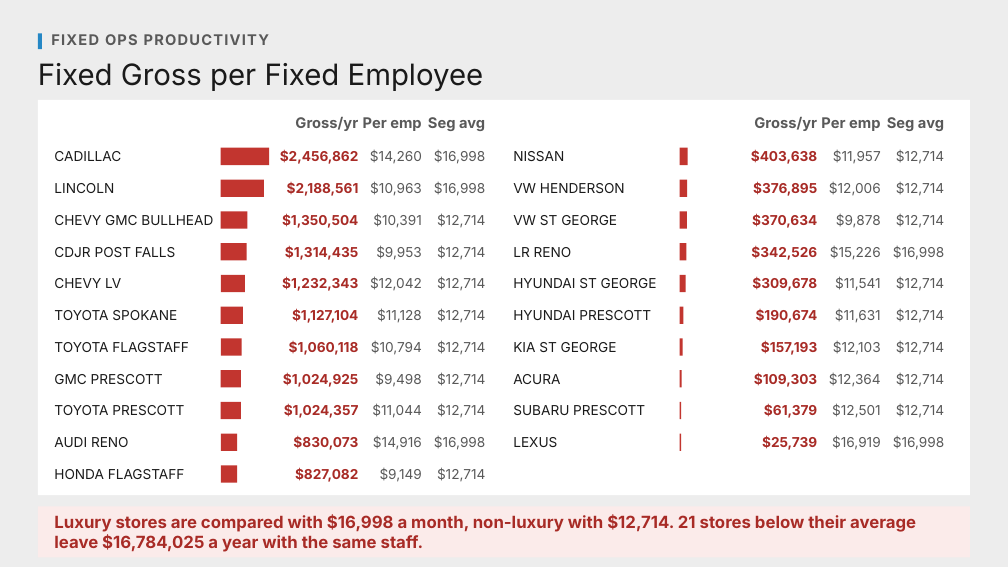
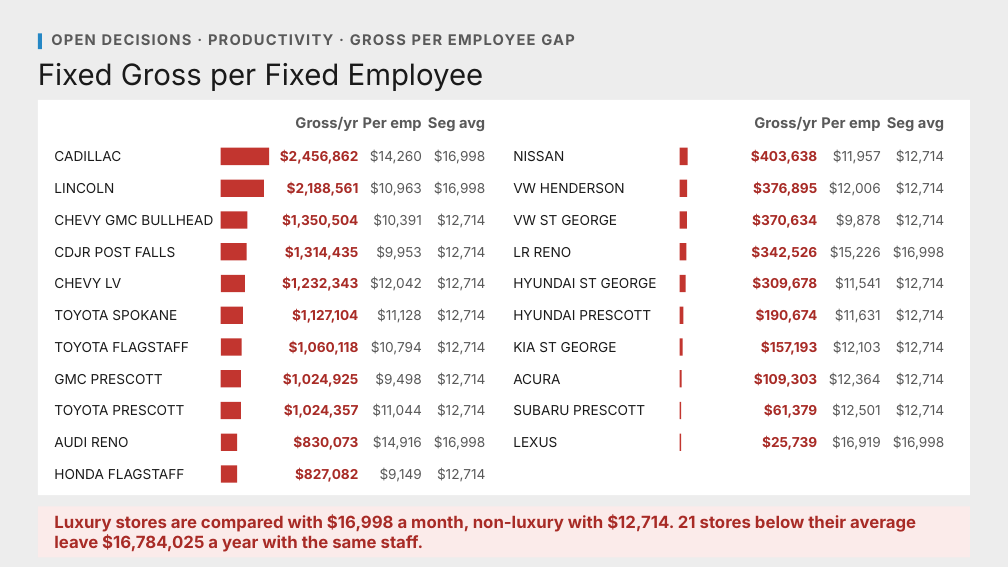
Before and after one commit to Ndresner/Noah, a slide deck: slide 171 of day2-deck/decks/Fixed Ops - Day 2 Example Test Deck.pptx (slide 123 before the commit). Drawn at 1008x567 pixels with LibreOffice and Linux fonts; fonts in the diff are those of the drawing. Boxes give left, top, right and bottom in pixels: in the first picture for what was removed or moved away, otherwise in the second. Text is boxed around its words. In the diff, an @@ line names an element or a change of style, - is before the commit and + after.

```diff
--- a/day2-deck/decks/Fixed Ops - Day 2 Example Test Deck.pptx
+++ b/day2-deck/decks/Fixed Ops - Day 2 Example Test Deck.pptx
@@ text at <box>51,34,574,45</box>: text changed @@
-FIXED OPS PRODUCTIVITY
+OPEN DECISIONS · PRODUCTIVITY · GROSS PER EMPLOYEE GAP
```
Also in this commit, not shown: 10 other slides changed, 4 other files.
